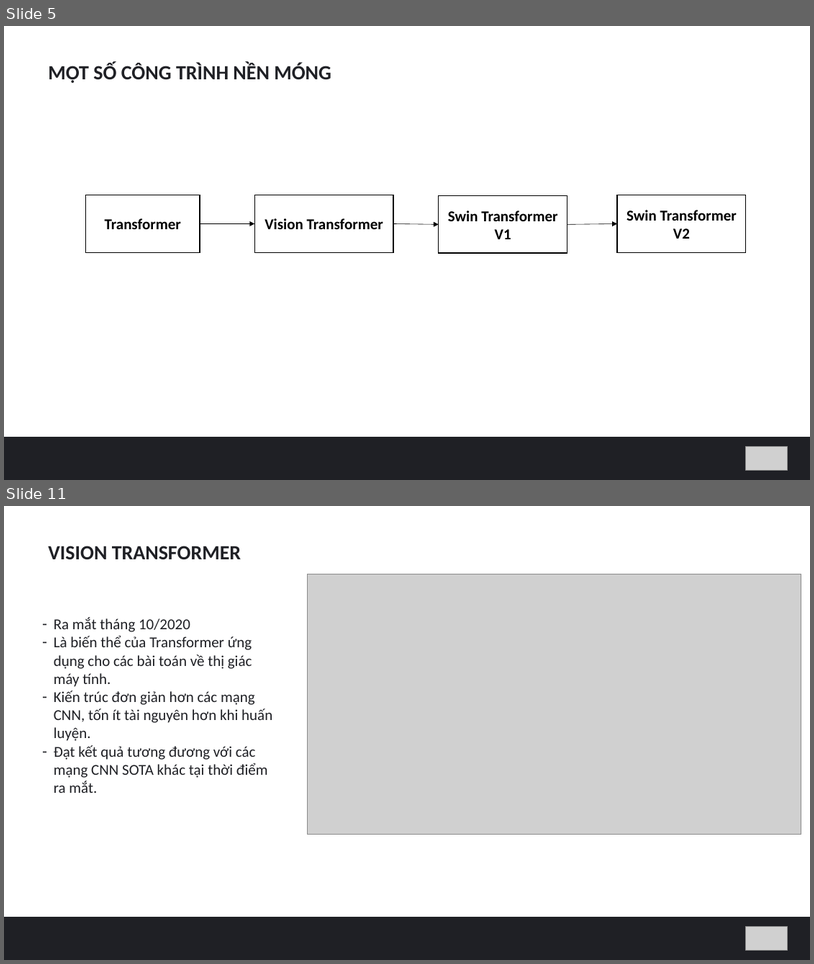
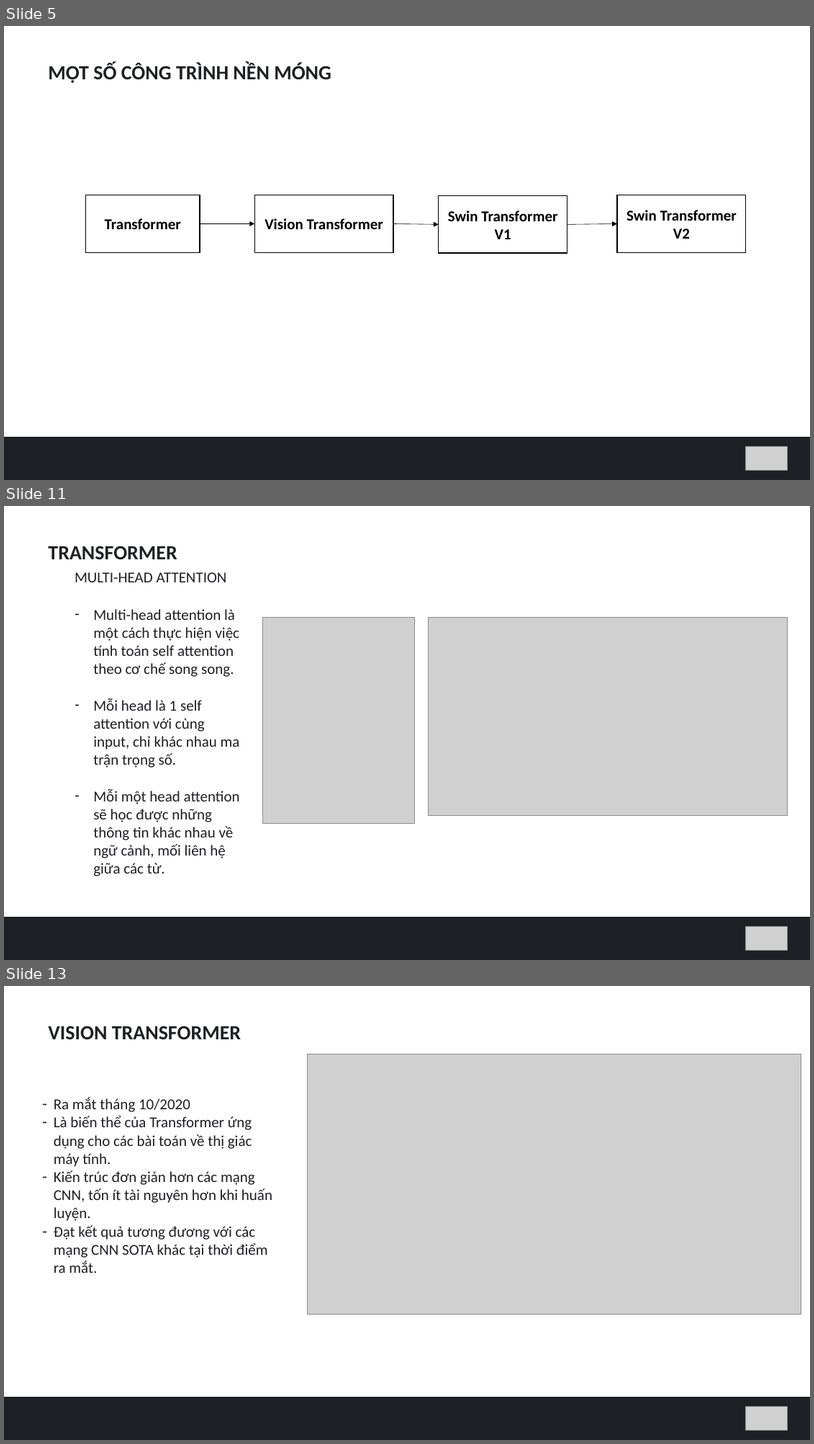
Before and after one commit to hungvm2/MoD_machine_learning, a slide deck: slide1.pptx. Shown one above the other, each under a label of ours: slides 5 and 11 before the commit, slides 5, 11 and 13 after it; the slides between them are not shown. The pictures are 814x964 and 814x1444 pixels, drawn with LibreOffice and Linux fonts; fonts in the diff are those of the drawing; grey boxes stand for pictures. Boxes give left, top, right and bottom in pixels: in the first picture for what was removed or moved away, otherwise in the second. Text is boxed around its words. In the diff, an @@ line names an element or a change of style, - is before the commit and + after.

```diff
--- a/slide1.pptx
+++ b/slide1.pptx
@@ slide 11 added at [4, 506, 810, 960], background #FFFFFF @@
@@ text added at [48, 546, 177, 559], 24 pt, text #1F2025, bold @@
+TRANSFORMER
@@ text added at [75, 572, 227, 582], 18 pt, text #1F2025 @@
+MULTI-HEAD ATTENTION
@@ text added at [93, 609, 240, 876], 18 pt, text #1F2025 @@
+– Multi-head attention là một cách thực hiện việc tính toán self attention theo cơ chế song song.
+– Mỗi head là 1 self attention với cùng input, chỉ khác nhau ma trận trọng số.
+– Mỗi một head attention sẽ học được những thông tin khác nhau về ngữ cảnh, mối liên hệ giữa các từ.
@@ picture added at [263, 618, 414, 823] @@
@@ picture added at [428, 618, 788, 815] @@
@@ rectangle added at [4, 917, 810, 960], fill #1F2025 @@
@@ picture added at [746, 926, 788, 950] @@
@@ what was slide 11 is now slide 13 @@
```
Also in this commit, not shown: 5 slides changed, 2 other slides added, 1 slide removed, 3 other files.
